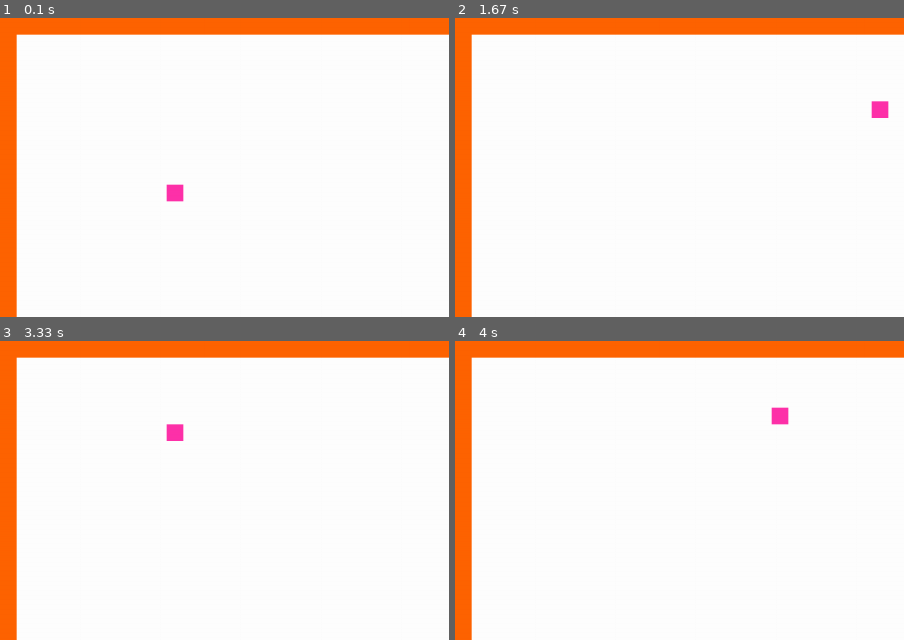
Above: before the commit, frames 1-4 (two rows, left to right).
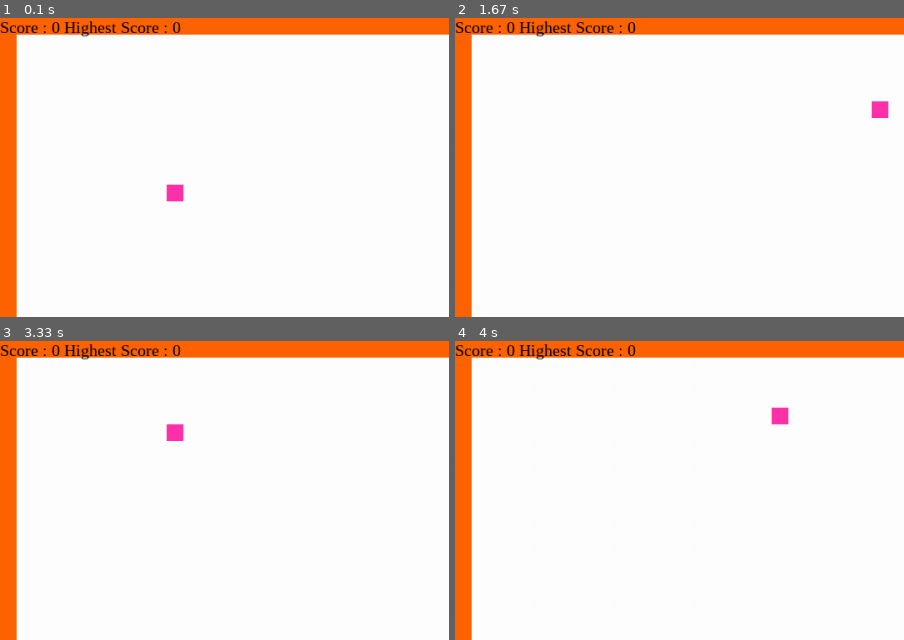
Above: after the commit, the same moments.

Repository: slime3000fly/snake_python_by_pygames
Game: pygame game, started from main.py
Same seed, same stepped clock (60 frames per second), same inputs: the game is played once before the commit and once after it.
Inputs:
- Up to frame 1 (0.1 s): no input
- Up to frame 2 (1.67 s): hold Right 0.33-0.8 s; hold Up 0.83-1.13 s; hold Right 1.17-1.63 s
- Up to frame 3 (3.33 s): hold Left 1.67-2.2 s; hold Down 2.23-2.53 s; hold Left 2.57-2.97 s; hold Up from 3 s (still down)
- Up to frame 4 (4 s): release Up at 3.37 s; hold Right from 3.4 s (still down)
The pictures show only the part of the screen within x 0-50%, y 0-50%; the shares and areas given below are measured in that part.

The runs differ from the first frame. In frame 1, 0.7% of the frame differs, in the area x 0-41%, y 1-7%; in frame 2, 0.7%; in frame 3, 0.7%; in frame 4, 0.7%.

Commit message:
score done

Diff:
--- a/main.py
+++ b/main.py
@@ -8,6 +8,34 @@
 fps_controller = pygame.time.Clock()
 
 screen = pygame.display.set_mode((1080, 720))
+
+# initial score
+score = 0
+
+# highest score
+highest_score = 0
+
+#color
+black = (0, 0, 0)
+
+
+def show_score(choice, color, font, size):
+    # creating font object score_font
+    score_font = pygame.font.SysFont(font, size)
+
+    # create the display surface object
+    # score_surface
+    score_surface = score_font.render('Score : ' + str(score) + ' ' + 'Highest Score : ' + str(highest_score), True,
+                                      color)
+
+    # create a rectangular object for the text
+    # surface object
+    score_rect = score_surface.get_rect()
+
+    # displaying text
+    screen.blit(score_surface, score_rect)
+
+
 
 # variable declartaion
 x = [200]
@@ -145,6 +173,8 @@
     pygame.draw.rect(screen, orange, pygame.Rect(1070, 0, 20, 720))
     pygame.draw.rect(screen, orange, pygame.Rect(0, 0, 1080, 20))
     pygame.draw.rect(screen, orange, pygame.Rect(0, 710, 1080, 20))
+    # drawing score
+    show_score(1, black, 'times new roman', 20)
 
     pygame.display.flip()
 
@@ -155,6 +185,9 @@
                 if (y[0] + i == y_apple):
                     number_of_apple = 0
                     size += 1
+                    score +=1
+                    if score >= highest_score:
+                        highest_score +=1
 
     # FPS !!!!!
     fps_controller.tick(15)
